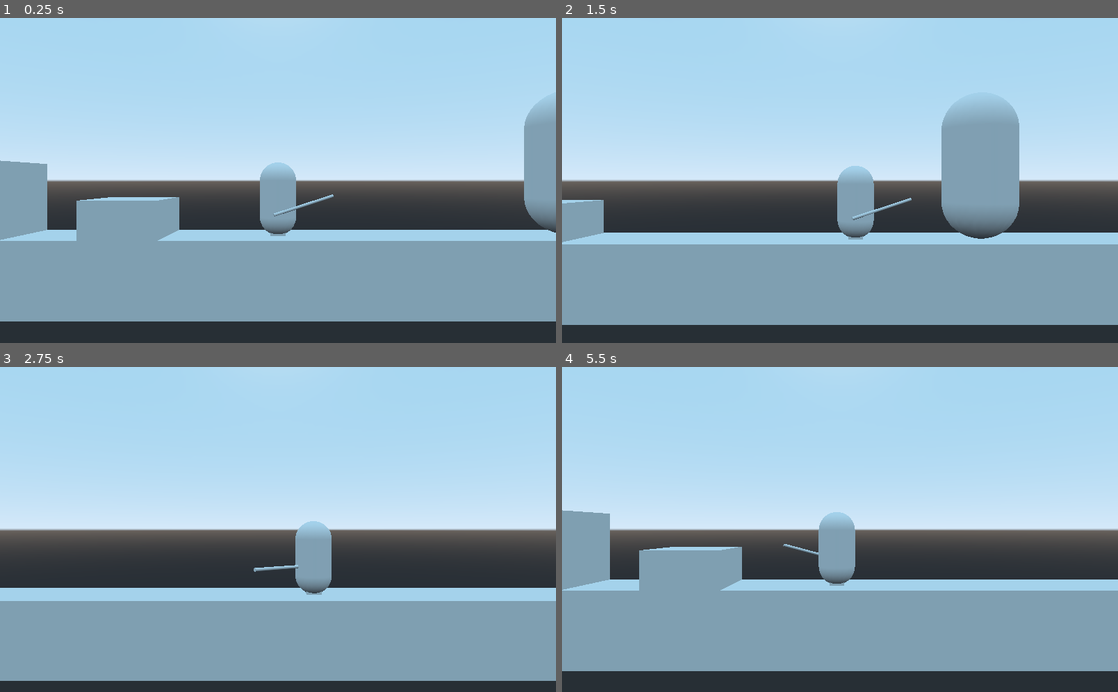
Above: before the commit, frames 1-4 (two rows, left to right).
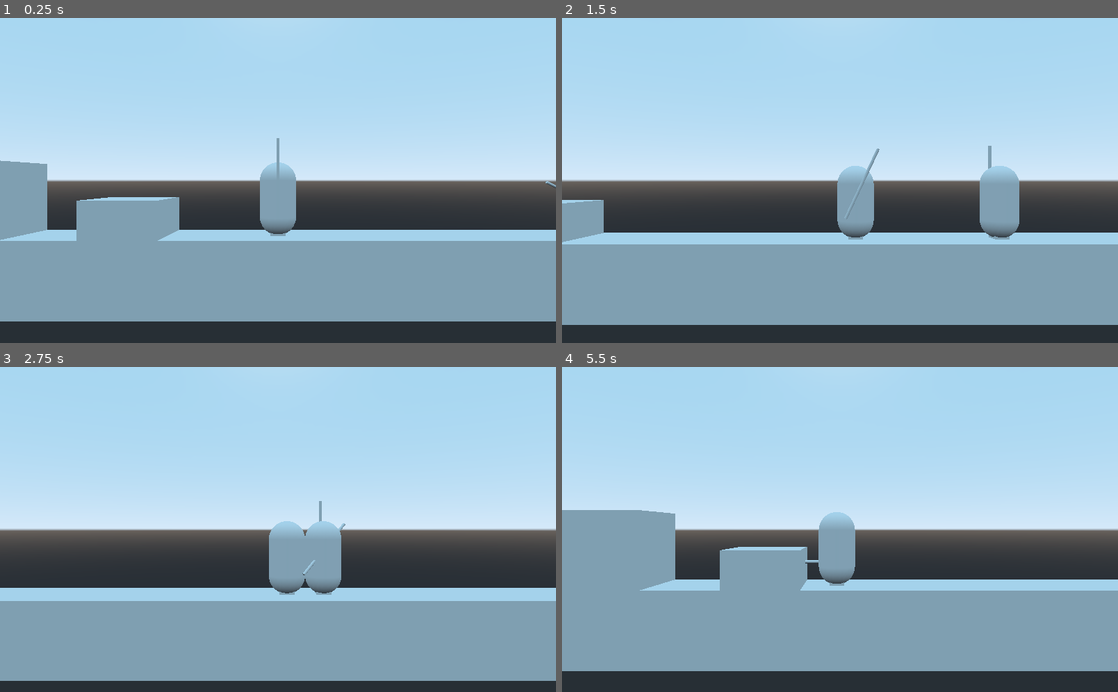
Above: after the commit, the same moments.

Repository: hextraza/ld51-game
Game: Godot game, scene res://main.tscn
Same seed, same stepped clock (60 frames per second), same inputs: the game is played once before the commit and once after it.
Inputs (mouse positions are in pixels of both pictures, inside the frame that each line leads up to):
- Up to frame 1 (0.25 s): no input
- Up to frame 2 (1.5 s): tap Enter at 0.5 s; move the mouse to (962, 164) at 0.52 s; hold D (move_right) 0.53-1.28 s; click (962, 164) at 0.6 s; tap Space (move_jump) at 0.77, 1.07 s; right-click (962, 164) at 0.8 s; move the mouse to (728, 196) at 1.27 s; hold S (move_down) from 1.28 s (still down); right-click (728, 196) at 1.35 s
- Up to frame 3 (2.75 s): tap Space (move_jump) at 1.52, 1.55, 1.82 s; move the mouse to (333, 458) at 2.02 s; release S (move_down) at 2.03 s; hold D (move_right) from 2.03 s (still down); hold Space (move_jump) from 2.03 s (still down); click (333, 458) at 2.3 s
- Up to frame 4 (5.5 s): move the mouse to (812, 594) at 2.77 s; release D (move_right) at 2.78 s; release Space (move_jump) at 2.78 s; hold W (move_up) 2.78-3.53 s; click (812, 594) at 2.85 s; tap Space (move_jump) at 3.02, 3.32, 4.52, 4.82 s; right-click (812, 594) at 3.05 s; move the mouse to (1006, 578) at 3.52 s; hold Space (move_jump) 3.53-4.28 s; hold A (move_left) 3.53-5.03 s; right-click (1006, 578) at 3.6 s; move the mouse to (673, 480) at 4.27 s; click (673, 480) at 4.35 s; move the mouse to (867, 529) at 5.02 s; hold S (move_down) from 5.03 s (still down); right-click (867, 529) at 5.1 s

The runs differ from the first frame. In frame 1, 2.2% of the frame differs, in the area x 49-100%, y 25-67%; in frame 2, 4.7%; in frame 3, 1.6%; in frame 4, 5.2%, in the area x 0-47%, y 44-69%.

Commit message:
player: Parry attacks

Diff:
--- a/levels/baddie.tscn
+++ /dev/null
@@ -1,17 +0,0 @@
-[gd_scene load_steps=3 format=2]
-
-[sub_resource type="CapsuleShape" id=1]
-height = 2.0
-
-[sub_resource type="CapsuleMesh" id=2]
-mid_height = 2.0
-
-[node name="Baddie" type="KinematicBody"]
-
-[node name="CollisionShape" type="CollisionShape" parent="."]
-transform = Transform( 1, 0, 0, 0, -4.37114e-08, 1, 0, -1, -4.37114e-08, 0, 2, 0 )
-shape = SubResource( 1 )
-
-[node name="MeshInstance" type="MeshInstance" parent="CollisionShape"]
-mesh = SubResource( 2 )
-skeleton = NodePath("../..")
--- a/levels/level.tscn
+++ b/levels/level.tscn
@@ -1,6 +1,4 @@
-[gd_scene load_steps=2 format=2]
-
-[ext_resource path="res://levels/baddie.tscn" type="PackedScene" id=3]
+[gd_scene format=2]
 
 [node name="Level" type="Spatial"]
 
@@ -26,6 +24,3 @@
 transform = Transform( 1, 0, 0, 0, 1, 0, 0, 0, 1, -13, 0, 1 )
 polygon = PoolVector2Array( 2, 0, 4, 0, 4, 2 )
 depth = 2.0
-
-[node name="Baddie" parent="." instance=ExtResource( 3 )]
-transform = Transform( 1, 0, 0, 0, 1, 0, 0, 0, 1, 8, 0, 0 )
--- /dev/null
+++ b/main.gd
@@ -0,0 +1,10 @@
+extends Node
+
+var stab_delay := 0.0
+
+func _physics_process(delta: float) -> void:
+	stab_delay -= delta
+	var stabby := stab_delay < 0.0
+	if stabby: stab_delay = rand_range(1.0, 5.0)
+	$World/Player2.ctl_move = Vector2(-0.05, 0)
+	$World/Player2.ctl_stab = stabby
--- a/main.tscn
+++ b/main.tscn
@@ -1,10 +1,12 @@
-[gd_scene load_steps=4 format=2]
+[gd_scene load_steps=5 format=2]
 
 [ext_resource path="res://levels/level.tscn" type="PackedScene" id=1]
 [ext_resource path="res://player/player.tscn" type="PackedScene" id=2]
+[ext_resource path="res://main.gd" type="Script" id=3]
 [ext_resource path="res://player/camera.tscn" type="PackedScene" id=4]
 
 [node name="Main" type="Node"]
+script = ExtResource( 3 )
 
 [node name="World" type="Spatial" parent="."]
 
@@ -12,6 +14,11 @@
 default_target = NodePath("../Player")
 
 [node name="Player" parent="World" instance=ExtResource( 2 )]
+input_enabled = true
+recoil_speed = 50.0
+
+[node name="Player2" parent="World" instance=ExtResource( 2 )]
+transform = Transform( -1, 0, -8.74228e-08, 0, 1, 0, 8.74228e-08, 0, -1, 9, 0, 0 )
 
 [node name="Level" parent="World" instance=ExtResource( 1 )]
 
--- a/player/player.gd
+++ b/player/player.gd
@@ -1,61 +1,109 @@
 extends KinematicBody
+class_name Player
+func get_class(): return 'Player'
 
 const FACE_LEFT = Basis(Quat(Vector3(0, - PI + 0.01, 0)))
 const FACE_RIGHT = Basis(Quat(Vector3(0, - 0.01, 0)))
 
-onready var anim_player := $AnimationPlayer as AnimationPlayer
+onready var anim := $AnimationPlayer as AnimationPlayer
+onready var reach := $Reach as Area
 
+export var input_enabled := false
 export(float, 1, 9) var move_speed := TAU
 export(float, 1, 20) var move_scale := 12.0
 export(float, 1, 20) var stop_scale := 15.0
 export(float, 1, 3) var jump_height := 1.2
 export(float, 1, 10) var jump_scale := PI
 export(float, 1, 10) var fall_scale := PI * 3/2
+export(float, 0, 50) var recoil_speed := 25.0
 
 var gravity : float = ProjectSettings.get_setting('physics/3d/default_gravity')
 var velocity := Vector3.ZERO
 var facing := Quat.IDENTITY
-var swing_area_bodies := []
+
+var ctl_move := Vector2.ZERO
+var ctl_jump_held := false
+var ctl_jump := false
+var ctl_parry := false
+var ctl_stab := false
 
 
 #
-func _on_SwingArea_body_entered(body: Node) -> void:
-	if body != self:
-		swing_area_bodies.append(body)
+func is_parrying() -> bool:
+	return anim.is_playing() and anim.current_animation == 'Parry'
 
 
 #
-func _on_SwingArea_body_exited(body: Node) -> void:
-	swing_area_bodies.erase(body)
+func on_stab() -> void:
+	var hits := []
+
+	for body in reach.get_overlapping_bodies():
+		var them := body as Player
+		if them == self: continue;
+		assert(them != null, 'hit unexpected body (%s)' % body)
+		hits.append(them)
+		if them.is_parrying():
+			var dir_x := sign(self.translation.x - them.translation.x)
+			them.on_parry_recoil()
+			self.on_stab_recoil(dir_x)
+			return
+
+	for body in hits:
+		(body as Player).recv_damage()
+
+	anim.play('StabPull')
+
+
+#
+func on_stab_recoil(dir_x: float) -> void:
+	anim.play('StabRecoil')
+	velocity.x += recoil_speed * dir_x # emulates weight
+
+
+#
+func on_parry_recoil() -> void:
+	anim.play('ParryRecoil')
+
+
+#
+func recv_damage() -> void:
+	print('%s recv_damage' % [name])
+	anim.play('ParryRecoil', 0.1, 0.5) # slowed 50%
+	velocity.x *= 0.5 # suppression, maybe
+
+
+#
+func set_controls_from_input() -> void:
+	ctl_move = Input.get_vector('move_left', 'move_right', 'move_down', 'move_up')
+	ctl_jump_held = Input.is_action_pressed('move_jump')
+	ctl_jump = Input.is_action_just_pressed('move_jump')
+	ctl_parry = Input.is_action_just_pressed('combat_parry')
+	ctl_stab = Input.is_action_just_pressed('combat_stab')
 
 
 #
 func _physics_process(delta):
-	var input_move := Input.get_vector('move_left', 'move_right', 'move_down', 'move_up')
-	var input_jump := Input.is_action_pressed('move_jump')
-	var input_jump_now := Input.is_action_just_pressed('move_jump')
-	var input_attack_primary := Input.is_action_just_pressed('attack_primary')
+	if input_enabled:
+		set_controls_from_input()
 
-	# Player actions
-	if input_attack_primary:
-		if not anim_player.is_playing():
-			anim_player.play('Swing')
-			for body in swing_area_bodies:
-				print('swing hit %s' % body)
-				body.queue_free()
+	if ctl_parry and not anim.is_playing():
+		anim.play('Parry')
+
+	if ctl_stab and not anim.is_playing():
+		anim.play('Stab')
 
 	# Horizontal movement
-	if is_zero_approx(input_move.x):
+	if is_zero_approx(ctl_move.x):
 		velocity.x = lerp(velocity.x, 0.0, stop_scale * delta)
 	else:
-		velocity.x = lerp(velocity.x, input_move.x * move_speed, move_scale * delta)
-		facing = FACE_LEFT if input_move.x < 0.0 else FACE_RIGHT
+		velocity.x = lerp(velocity.x, ctl_move.x * move_speed, move_scale * delta)
+		facing = FACE_LEFT if ctl_move.x < 0.0 else FACE_RIGHT
 
 	# Vertical movement
-	var snap := Vector3.ZERO if input_jump else Vector3.DOWN
-	if input_jump_now and is_on_floor():
+	var snap := Vector3.ZERO if ctl_jump_held else Vector3.DOWN
+	if ctl_jump and is_on_floor():
 		velocity.y += sqrt(2 * jump_height * gravity * jump_scale)
-	elif input_jump and velocity.y > 0.0:
+	elif ctl_jump_held and velocity.y > 0.0:
 		velocity.y -= gravity * jump_scale * delta
 	else:
 		velocity.y -= gravity * fall_scale * delta
@@ -63,3 +111,12 @@
 	# Apply movement
 	transform.basis = transform.basis.slerp(facing, TAU * delta)
 	velocity = move_and_slide_with_snap(velocity, snap, Vector3.UP)
+
+
+# NOTE: For game logic, AnimationPlayer.playback_process_mode should be ANIMATION_PROCESS_PHYSICS.
+# NOTE: _physics_process() happens in scene tree order, i.e. parent > child1 > child2.
+func _on_animation_finished(anim_name:String) -> void:
+	anim.playback_process_mode = AnimationPlayer.ANIMATION_PROCESS_PHYSICS
+	match anim_name:
+		'Stab':
+			on_stab()
--- a/player/player.tscn
+++ b/player/player.tscn
@@ -1,41 +1,6 @@
-[gd_scene load_steps=11 format=2]
+[gd_scene load_steps=14 format=2]
 
 [ext_resource path="res://player/player.gd" type="Script" id=1]
-
-[sub_resource type="BoxShape" id=10]
-extents = Vector3( 1.5, 1, 1 )
-
-[sub_resource type="Animation" id=7]
-resource_name = "Block"
-length = 0.1
-tracks/0/type = "transform"
-tracks/0/path = NodePath("Stick")
-tracks/0/interp = 1
-tracks/0/loop_wrap = true
-tracks/0/imported = false
-tracks/0/enabled = true
-tracks/0/keys = PoolRealArray( 0, 1, 0.691041, 0.847082, 0.444871, -0.0703771, 0.172497, -0.600699, 0.777466, 1, 1, 1, 0.1, 1, 0.73876, 1, 0, -0.204749, 0.250358, 0.0532937, 0.944753, 1, 1, 1 )
-
-[sub_resource type="Animation" id=9]
-length = 0.001
-tracks/0/type = "transform"
-tracks/0/path = NodePath("Stick")
-tracks/0/interp = 1
-tracks/0/loop_wrap = true
-tracks/0/imported = false
-tracks/0/enabled = true
-tracks/0/keys = PoolRealArray( 0, 1, 0.691041, 0.847082, 0.444871, -0.0703771, 0.172497, -0.600699, 0.777466, 1, 1, 1 )
-
-[sub_resource type="Animation" id=8]
-resource_name = "Swing"
-length = 0.6
-tracks/0/type = "transform"
-tracks/0/path = NodePath("Stick")
-tracks/0/interp = 1
-tracks/0/loop_wrap = true
-tracks/0/imported = false
-tracks/0/enabled = true
-tracks/0/keys = PoolRealArray( 0, 1, 0.691041, 0.847082, 0.444871, -0.0703771, 0.172497, -0.600699, 0.777466, 1, 1, 1, 0.1, 1, 1.01598, 0.862499, -0.862993, -0.399373, 0.433876, -0.563524, 0.578528, 1, 1, 1, 0.2, 1, 1.91262, 0.862499, 0.0909864, 0.0140256, 0.00479158, -0.690551, 0.723132, 1, 1, 1, 0.3, 1, 1.01487, 0.862499, 1.58661, 0.302472, -0.299061, -0.620941, 0.658411, 1, 1, 1, 0.4, 1, -0.907345, 0.862499, 1.58661, -0.602607, 0.621176, 0.337524, -0.370246, 1, 1, 1, 0.5, 1, -1.27409, 0.862499, 1.15128, -0.658772, 0.683623, 0.207551, -0.235799, 1, 1, 1, 0.6, 1, 0.691041, 0.847082, 0.444871, -0.0703771, 0.172497, -0.600699, 0.777466, 1, 1, 1 )
 
 [sub_resource type="CapsuleShape" id=1]
 radius = 0.5
@@ -49,10 +14,77 @@
 [sub_resource type="CubeMesh" id=4]
 size = Vector3( 0.4, 0.4, 0.4 )
 
+[sub_resource type="BoxShape" id=10]
+extents = Vector3( 1.5, 1, 1 )
+
+[sub_resource type="Animation" id=12]
+resource_name = "Parry"
+length = 0.5
+tracks/0/type = "transform"
+tracks/0/path = NodePath("Stick")
+tracks/0/interp = 1
+tracks/0/loop_wrap = true
+tracks/0/imported = false
+tracks/0/enabled = true
+tracks/0/keys = PoolRealArray( 0, 1, 0, 0.6, 0.6, 0, 0, 0, 1, 1, 1, 1, 0.1, 1, 0.567495, 0.6, 0.83866, -0.282311, -0.282137, -0.0872658, 0.912734, 1, 1, 1, 0.2, 1, 0.567495, 0.6, 0.634312, -0.410332, -0.0991654, -0.017515, 0.906359, 1, 1, 1, 0.3, 1, 0.765108, 0.6, 0.463244, -0.404967, 0.0919825, 0.068421, 0.907116, 1, 1, 1, 0.4, 1, 0.427695, 0.6, 0.609259, -0.373125, -0.435078, -0.171631, 0.801266, 1, 1, 1, 0.5, 1, 0, 0.6, 0.6, 0, 0, 0, 1, 1, 1, 1 )
+
+[sub_resource type="Animation" id=13]
+resource_name = "ParryRecoil"
+length = 0.7
+tracks/0/type = "transform"
+tracks/0/path = NodePath("Stick")
+tracks/0/interp = 1
+tracks/0/loop_wrap = true
+tracks/0/imported = false
+tracks/0/enabled = true
+tracks/0/keys = PoolRealArray( 0, 1, 0.760416, 0.6, 0.556264, -0.569291, -0.250858, -0.0202859, 0.782666, 1, 1, 1, 0.1, 1, 0.686983, 0.6, 0.0562055, -0.617859, 0.133278, 0.1073, 0.767446, 1, 1, 1, 0.3, 1, 0.656267, 0.6, 0.00198147, -0.671985, 0.0754763, 0.163979, 0.718227, 1, 1, 1, 0.5, 1, 0.508901, 0.6, 0.752685, -0.551666, -0.308775, 0.11905, 0.765604, 1, 1, 1, 0.6, 1, 0.484268, 0.6, 0.676343, -0.294719, -0.522156, -0.0577855, 0.79822, 1, 1, 1, 0.7, 1, 0, 0.6, 0.6, 0, 0, 0, 1, 1, 1, 1 )
+
+[sub_resource type="Animation" id=9]
+length = 0.001
+tracks/0/type = "transform"
+tracks/0/path = NodePath("Stick")
+tracks/0/interp = 1
+tracks/0/loop_wrap = true
+tracks/0/imported = false
+tracks/0/enabled = true
+tracks/0/keys = PoolRealArray( 0, 1, 0, 0.6, 0.6, 0, 0, 0, 1, 1, 1, 1 )
+
+[sub_resource type="Animation" id=11]
+resource_name = "Stab"
+length = 0.5
+tracks/0/type = "transform"
+tracks/0/path = NodePath("Stick")
+tracks/0/interp = 1
+tracks/0/loop_wrap = true
+tracks/0/imported = false
+tracks/0/enabled = true
+tracks/0/keys = PoolRealArray( 0, 1, 0, 0.6, 0.6, 0, 0, 0, 1, 1, 1, 1, 0.3, 1, -1, 0.6, 0.6, 0, 0, -0.707107, 0.707107, 1, 1, 1, 0.4, 1, 1, 0.6, 0, 0, 0, -0.707107, 0.707107, 1, 1, 1, 0.5, 1, 0.691392, 0.6, 0.111477, -0.13259, 0.13259, -0.694565, 0.694565, 1, 1, 1 )
+
+[sub_resource type="Animation" id=14]
+resource_name = "StabPull"
+length = 0.2
+tracks/0/type = "transform"
+tracks/0/path = NodePath("Stick")
+tracks/0/interp = 1
+tracks/0/loop_wrap = true
+tracks/0/imported = false
+tracks/0/enabled = true
+tracks/0/keys = PoolRealArray( 0, 1, 0.691392, 0.6, 0.111477, -0.13259, 0.13259, -0.694565, 0.694565, 1, 1, 1, 0.2, 1, 0, 0.6, 0.6, 0, 0, 0, 1, 1, 1, 1 )
+
+[sub_resource type="Animation" id=15]
+resource_name = "StabRecoil"
+length = 0.8
+tracks/0/type = "transform"
+tracks/0/path = NodePath("Stick")
+tracks/0/interp = 1
+tracks/0/loop_wrap = true
+tracks/0/imported = false
+tracks/0/enabled = true
+tracks/0/keys = PoolRealArray( 0, 1, 0.691392, 0.6, 0.111477, -0.13259, 0.13259, -0.694565, 0.694565, 1, 1, 1, 0.1, 1, 0, 0.6, 0.6, 0.5, 0, 0, 0.866025, 1, 1, 1, 0.2, 1, -0.389759, 0.6, 0.746747, 0.403762, 0.0322229, 0.679259, 0.612001, 1, 1, 1, 0.4, 1, -0.112983, 0.6, 0.704976, 0.366572, -0.000802892, 0.700029, 0.612848, 1, 1, 1, 0.6, 1, -0.0564913, 0.6, 0.652488, 0.250686, 0.395205, 0.229012, 0.853535, 1, 1, 1, 0.8, 1, 0, 0.6, 0.6, 0, 0, 0, 1, 1, 1, 1 )
+
 [sub_resource type="CylinderMesh" id=6]
 top_radius = 0.04
 bottom_radius = 0.04
-height = 1.75
 radial_segments = 16
 rings = 0
 
@@ -60,18 +92,6 @@
 axis_lock_motion_z = true
 move_lock_z = true
 script = ExtResource( 1 )
-
-[node name="SwingArea" type="Area" parent="."]
-monitorable = false
-
-[node name="CollisionShape" type="CollisionShape" parent="SwingArea"]
-transform = Transform( 1, 0, 0, 0, 1, 0, 0, 0, 1, 1.5, 1, 0 )
-shape = SubResource( 10 )
-
-[node name="AnimationPlayer" type="AnimationPlayer" parent="."]
-anims/Block = SubResource( 7 )
-anims/RESET = SubResource( 9 )
-anims/Swing = SubResource( 8 )
 
 [node name="CollisionShape" type="CollisionShape" parent="."]
 transform = Transform( 1, 0, 0, 0, -4.37114e-08, 1, 0, -1, -4.37114e-08, 0, 1, 0 )
@@ -90,13 +110,33 @@
 mesh = SubResource( 4 )
 skeleton = NodePath("../..")
 
+[node name="Reach" type="Area" parent="."]
+collision_mask = 0
+monitorable = false
+
+[node name="CollisionShape" type="CollisionShape" parent="Reach"]
+transform = Transform( 1, 0, 0, 0, 1, 0, 0, 0, 1, 1.5, 1, 0 )
+shape = SubResource( 10 )
+
+[node name="AnimationPlayer" type="AnimationPlayer" parent="."]
+playback_process_mode = 0
+playback_default_blend_time = 0.1
+anims/Parry = SubResource( 12 )
+anims/ParryRecoil = SubResource( 13 )
+anims/RESET = SubResource( 9 )
+anims/Stab = SubResource( 11 )
+anims/StabPull = SubResource( 14 )
+anims/StabRecoil = SubResource( 15 )
+
 [node name="Stick" type="Spatial" parent="."]
-transform = Transform( 0.218812, 0.909766, 0.352772, -0.958325, 0.268416, -0.0978059, -0.18367, -0.316669, 0.930584, 0.691041, 0.847082, 0.444871 )
+transform = Transform( 1, 0, 0, 0, 1, 0, 0, 0, 1, 0, 0.6, 0.6 )
 
 [node name="MeshInstance" type="MeshInstance" parent="Stick"]
-transform = Transform( 1, 0, 0, 0, 1, 0, 0, 0, 1, 1.78814e-07, -2.98023e-07, 0 )
+transform = Transform( 1, 0, 0, 0, 1, 0, 0, 0, 1, 0, 1, 0 )
 mesh = SubResource( 6 )
 skeleton = NodePath("../..")
+__meta__ = {
+"_edit_lock_": true
+}
 
-[connection signal="body_entered" from="SwingArea" to="." method="_on_SwingArea_body_entered"]
-[connection signal="body_exited" from="SwingArea" to="." method="_on_SwingArea_body_exited"]
+[connection signal="animation_finished" from="AnimationPlayer" to="." method="_on_animation_finished"]
--- a/project.godot
+++ b/project.godot
@@ -8,11 +8,25 @@
 
 config_version=4
 
+_global_script_classes=[ {
+"base": "KinematicBody",
+"class": "Player",
+"language": "GDScript",
+"path": "res://player/player.gd"
+} ]
+_global_script_class_icons={
+"Player": ""
+}
+
 [application]
 
 config/name="LD51"
 run/main_scene="res://main.tscn"
 config/icon="res://icon.png"
+
+[debug]
+
+gdscript/warnings/unused_class_variable=true
 
 [display]
 
@@ -54,10 +68,16 @@
 , Object(InputEventJoypadButton,"resource_local_to_scene":false,"resource_name":"","device":-1,"button_index":0,"pressure":0.0,"pressed":false,"script":null)
  ]
 }
-attack_primary={
+combat_parry={
 "deadzone": 0.5,
 "events": [ Object(InputEventMouseButton,"resource_local_to_scene":false,"resource_name":"","device":-1,"alt":false,"sh …(213 unchanged characters)…
 , Object(InputEventJoypadButton,"resource_local_to_scene":false,"resource_name":"","device":-1,"button_index":1,"pressure":0.0,"pressed":false,"script":null)
+ ]
+}
+combat_stab={
+"deadzone": 0.5,
+"events": [ Object(InputEventMouseButton,"resource_local_to_scene":false,"resource_name":"","device":-1,"alt":false,"shift":false,"control":false,"meta":false,"command":false,"button_mask":0,"position":Vector2( 0, 0 ),"global_position":Vector2( 0, 0 ),"factor":1.0,"button_index":2,"pressed":false,"doubleclick":false,"script":null)
+, Object(InputEventJoypadButton,"resource_local_to_scene":false,"resource_name":"","device":-1,"button_index":2,"pressure":0.0,"pressed":false,"script":null)
  ]
 }
 
